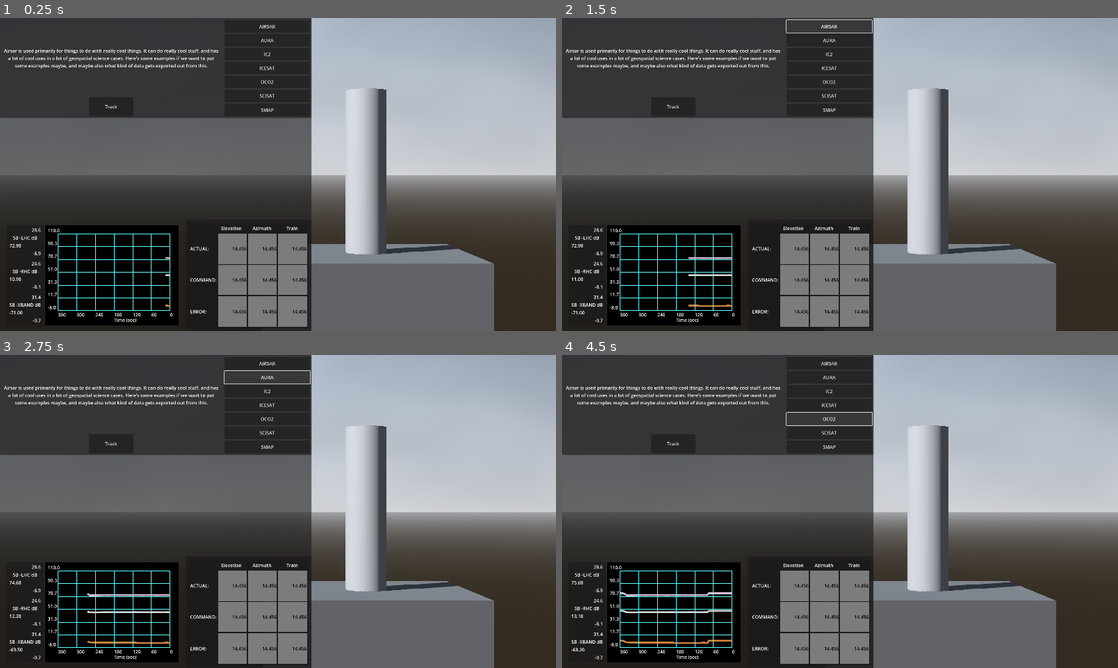
Above: before the commit, frames 1-4 (two rows, left to right).
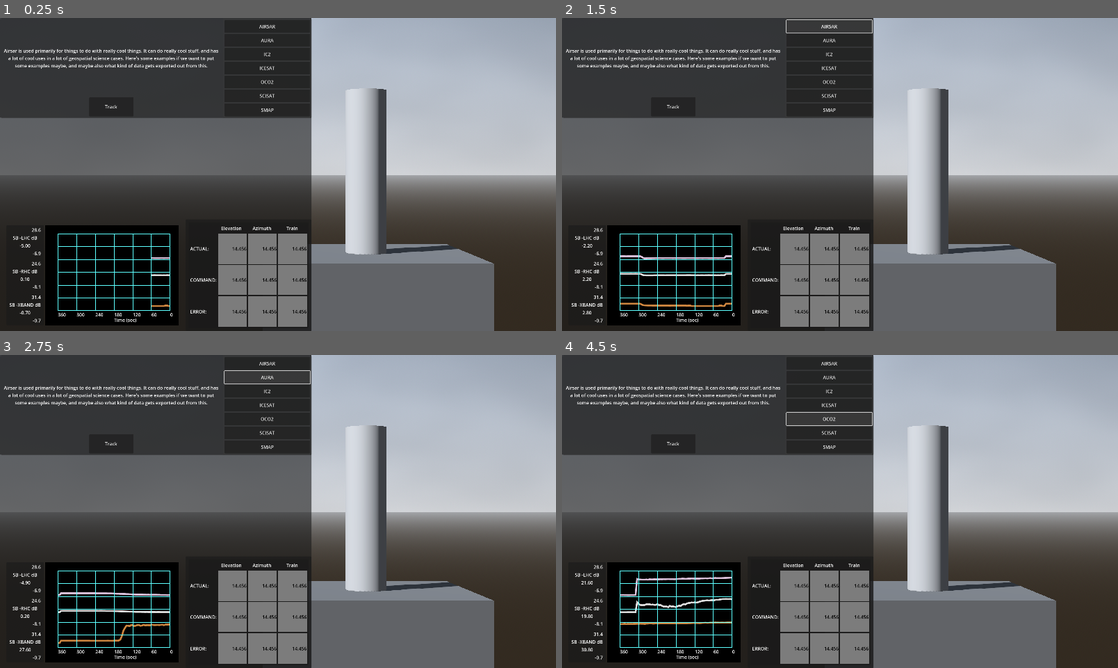
Above: after the commit, the same moments.

Repository: asfadmin/antenna-museum-exhibit
Game: Godot game, scene res://src/main.tscn
Same seed, same stepped clock (60 frames per second), same inputs: the game is played once before the commit and once after it.
Inputs:
- Up to frame 1 (0.25 s): no input
- Up to frame 2 (1.5 s): click "Track" at 0.5 s; click "AIRSAR" at 1.25 s
- Up to frame 3 (2.75 s): click "AURA" at 2 s
- Up to frame 4 (4.5 s): click "IC2" at 2.75 s; click "ICESAT" at 3.5 s; click "OCO2" at 4.25 s

The runs differ from the first frame. In frame 1, 0.2% of the frame differs, in the area x 1-30%, y 67-95%; in frame 2, 0.5%; in frame 3, 0.7%; in frame 4, 0.9%, in the area x 1-31%, y 67-95%.

Commit message:
Show current values on left column

Diff:
--- a/exhibit-frontend/src/plot_control/PlotControl.tscn
+++ b/exhibit-frontend/src/plot_control/PlotControl.tscn
@@ -52,6 +52,7 @@
 [node name="Current1" type="Label" parent="HBoxContainer/PanelContainer/MarginContainer/VBoxContainer/GridContainer1"]
 layout_mode = 2
 text = "29.570"
+horizontal_alignment = 1
 
 [node name="LowerBound1" type="Label" parent="HBoxContainer/PanelContainer/MarginContainer/VBoxContainer/GridContainer1"]
 layout_mode = 2
@@ -78,6 +79,7 @@
 [node name="Current2" type="Label" parent="HBoxContainer/PanelContainer/MarginContainer/VBoxContainer/GridContainer2"]
 layout_mode = 2
 text = "29.570"
+horizontal_alignment = 1
 
 [node name="LowerBound2" type="Label" parent="HBoxContainer/PanelContainer/MarginContainer/VBoxContainer/GridContainer2"]
 layout_mode = 2
@@ -104,6 +106,7 @@
 [node name="Current3" type="Label" parent="HBoxContainer/PanelContainer/MarginContainer/VBoxContainer/GridContainer3"]
 layout_mode = 2
 text = "29.570"
+horizontal_alignment = 1
 
 [node name="LowerBound3" type="Label" parent="HBoxContainer/PanelContainer/MarginContainer/VBoxContainer/GridContainer3"]
 layout_mode = 2
@@ -123,6 +126,7 @@
 x_step = 60
 y_max = 6.0
 show_y_ticks = false
+show_y_numbers = false
 y_step = 1
 grid_horizontal_visible = true
 grid_horizontal_color = Color(0.364706, 1, 1, 1)
@@ -130,7 +134,7 @@
 grid_vertical_color = Color(0.364706, 1, 1, 1)
 
 [node name="Timer" type="Timer" parent="."]
-wait_time = 0.05
+wait_time = 0.019
 autostart = true
 
 [connection signal="timeout" from="Timer" to="." method="_on_timer_timeout"]
--- a/exhibit-frontend/src/plot_control/plot_control.gd
+++ b/exhibit-frontend/src/plot_control/plot_control.gd
@@ -151,20 +151,17 @@
 	initialize_graph(lhc_column_data, rhc_column_data, xband_column_data)
 
 
-func redraw(line: Array[Variant], plot: PlotItem, current, offset):
+func redraw(line: Array[Variant], plot: PlotItem, offset):
 	plot.remove_all()
 	for point in line:
 		plot.add_point(point)
-		# TODO(gjclark): This is reading the leftmost point as the current text
-		# Fix this to read from the rightmost point and make sure it is the correct y value
-		current.text = "%0.2f" % (point.y - offset)
 
 
 func shift(line) -> Array[Variant]:
 	# Sub shift_width from each x in the line
 	var shifted: Array[Variant] = []
 	for point in line:
-		point.x -=  shift_width
+		point.x -= shift_width
 		shifted.append(point)
 
 	return shifted
@@ -224,38 +221,54 @@
 	var rhc_offset   := offset * 1 + (offset - get_max(rhc_range))
 	var xband_offset := offset * 0
 
+	var lhc_front: float = lhc_column_data.pop_front() as float
+	var rhc_front: float = rhc_column_data.pop_front() as float
+	var xband_front: float = xband_column_data.pop_front() as float
+
+	var lhc_current_val: float = lhc_front
+	var rhc_current_val: float = rhc_front
+	var xband_current_val: float = xband_front
+
 	if x > x_min:
 		if looped:
 			lhc_line = shift(lhc_line)
-			var lhc_front = lhc_column_data.pop_front()
-			lhc_line.push_front(Vector2(x_max, lhc_front as float + lhc_offset))
+			lhc_current_val = lhc_front
+			lhc_line.push_front(Vector2(x_max, lhc_current_val + lhc_offset))
 			lhc_line.pop_back()
 
 			rhc_line = shift(rhc_line)
-			var rhc_front = rhc_column_data.pop_front()
-			rhc_line.push_front(Vector2(x_max, rhc_front as float + rhc_offset))
+			rhc_current_val = rhc_front
+			rhc_line.push_front(Vector2(x_max, rhc_current_val + rhc_offset))
 			rhc_line.pop_back()
 
 			xband_line = shift(xband_line)
-			var xband_front = xband_column_data.pop_front()
-			xband_line.push_front(Vector2(x_max, xband_front as float + xband_offset))
+			xband_current_val = xband_front
+			xband_line.push_front(Vector2(x_max, xband_current_val + xband_offset))
 			xband_line.pop_back()
+
 			x = x_max
 		else:
-			lhc_line.push_back(Vector2(x, lhc_column_data.pop_front() as float + lhc_offset))
-			rhc_line.push_back(Vector2(x, rhc_column_data.pop_front() as float + rhc_offset))
-			xband_line.push_back(Vector2(x, xband_column_data.pop_front() as float + xband_offset))
+			lhc_line.push_back(Vector2(x, lhc_front + lhc_offset))
+			rhc_line.push_back(Vector2(x, rhc_front + rhc_offset))
+			xband_line.push_back(Vector2(x, xband_front + xband_offset))
+
 		x -= shift_width
+
 	elif x == x_min:
-		lhc_line.push_back(Vector2(x, lhc_column_data.pop_front() as float + lhc_offset))
-		rhc_line.push_back(Vector2(x, rhc_column_data.pop_front() as float + rhc_offset))
-		xband_line.push_back(Vector2(x_max, xband_column_data.pop_front() as float + xband_offset))
+		lhc_line.push_back(Vector2(x, lhc_front + lhc_offset))
+		rhc_line.push_back(Vector2(x, rhc_front + rhc_offset))
+		xband_line.push_back(Vector2(x_max, xband_front + xband_offset))
+
 		looped = true
 		x = x_max
 
-	redraw(lhc_line, lhc_plot, current_1, 0)
-	redraw(rhc_line, rhc_plot, current_2, offset)
-	redraw(xband_line, xband_plot, current_3, offset*2)
+	current_1.text = "%0.2f" % lhc_current_val
+	current_2.text = "%0.2f" % rhc_current_val
+	current_3.text = "%0.2f" % xband_current_val
+
+	redraw(lhc_line, lhc_plot,  0)
+	redraw(rhc_line, rhc_plot,  offset)
+	redraw(xband_line, xband_plot,  offset*2)
 
 
 func _on_timer_timeout() -> void:
